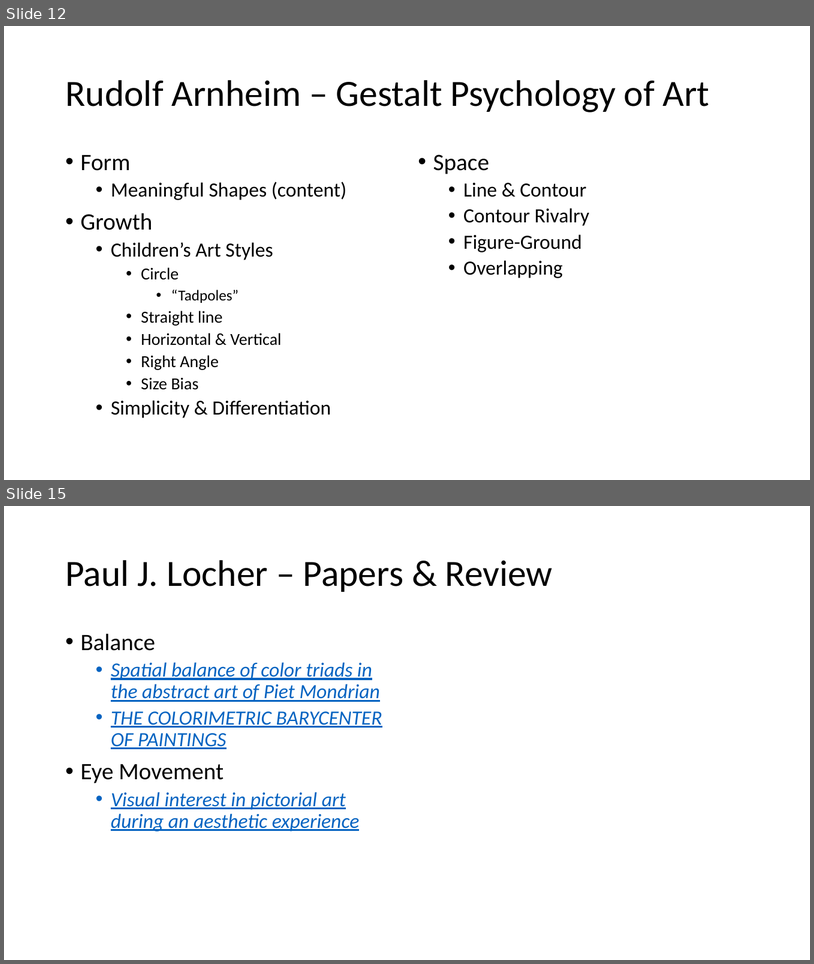
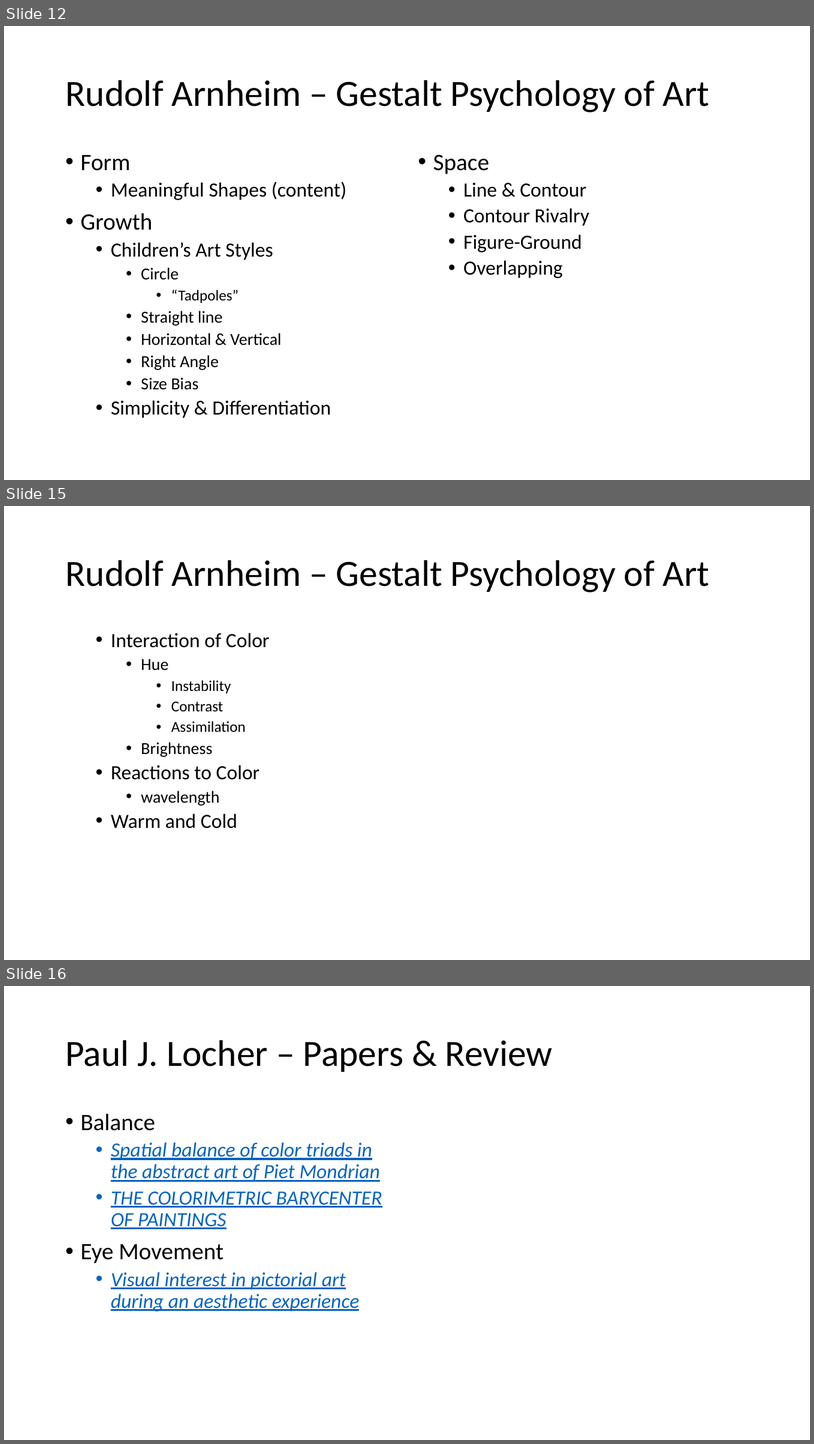
Before and after one commit to PatriciaXiao/Conclusion, a slide deck: Conclusion.pptx. Shown one above the other, each under a label of ours: slides 12 and 15 before the commit, slides 12, 15 and 16 after it; the slides between them are not shown. The pictures are 814x964 and 814x1444 pixels, drawn with LibreOffice and Linux fonts; fonts in the diff are those of the drawing. Boxes give left, top, right and bottom in pixels: in the first picture for what was removed or moved away, otherwise in the second. Text is boxed around its words. In the diff, an @@ line names an element or a change of style, - is before the commit and + after.

```diff
--- a/Conclusion.pptx
+++ b/Conclusion.pptx
@@ slide 15 added at (4, 506, 810, 960), background #FFFFFF @@
@@ title added at (65, 560, 710, 592), 44 pt, text #000000 @@
+Rudolf Arnheim – Gestalt Psychology of Art
@@ text added at (111, 633, 270, 828), 24 pt, text #000000 @@
+  • Interaction of Color
+    • Hue
+      • Instability
+      • Contrast
+      • Assimilation
+    • Brightness
+  • Reactions to Color
+    • wavelength
+  • Warm and Cold
@@ what was slide 15 is now slide 16 @@
```
Also in this commit, not shown: 2 slides changed, 1 other file.
